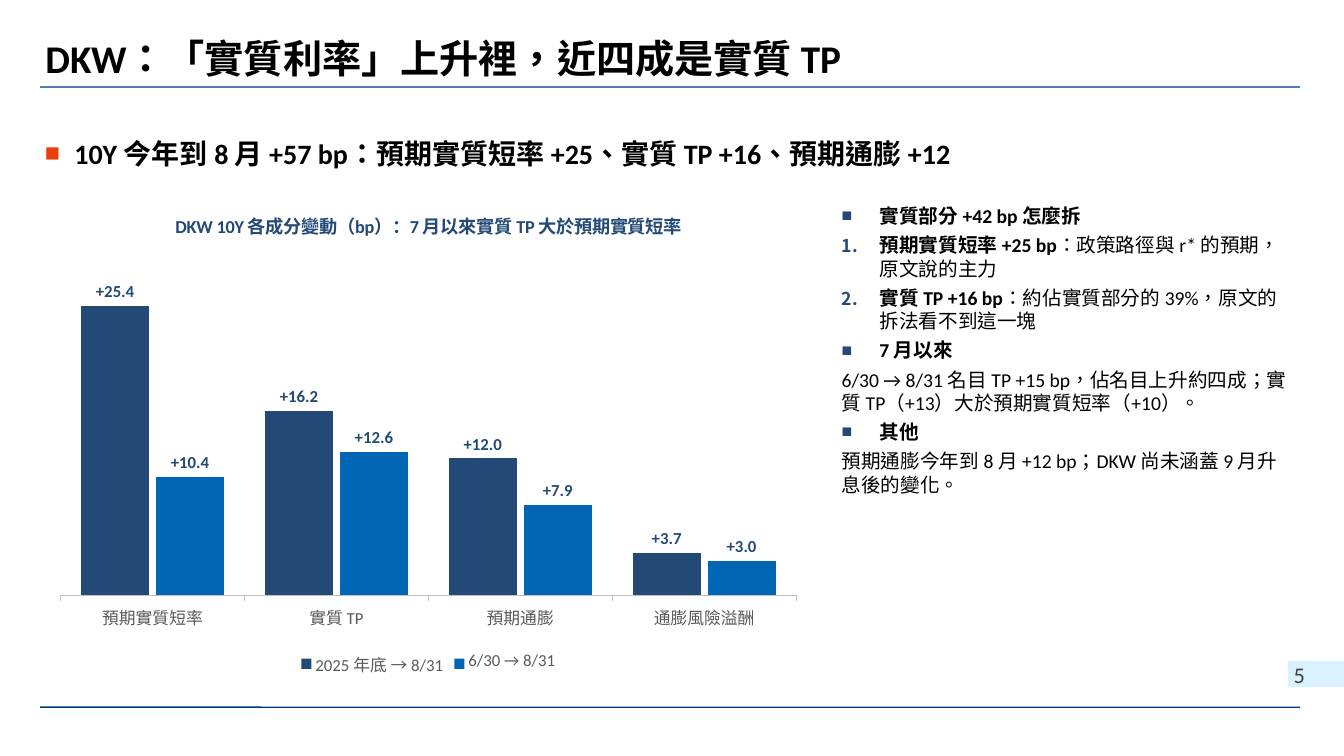
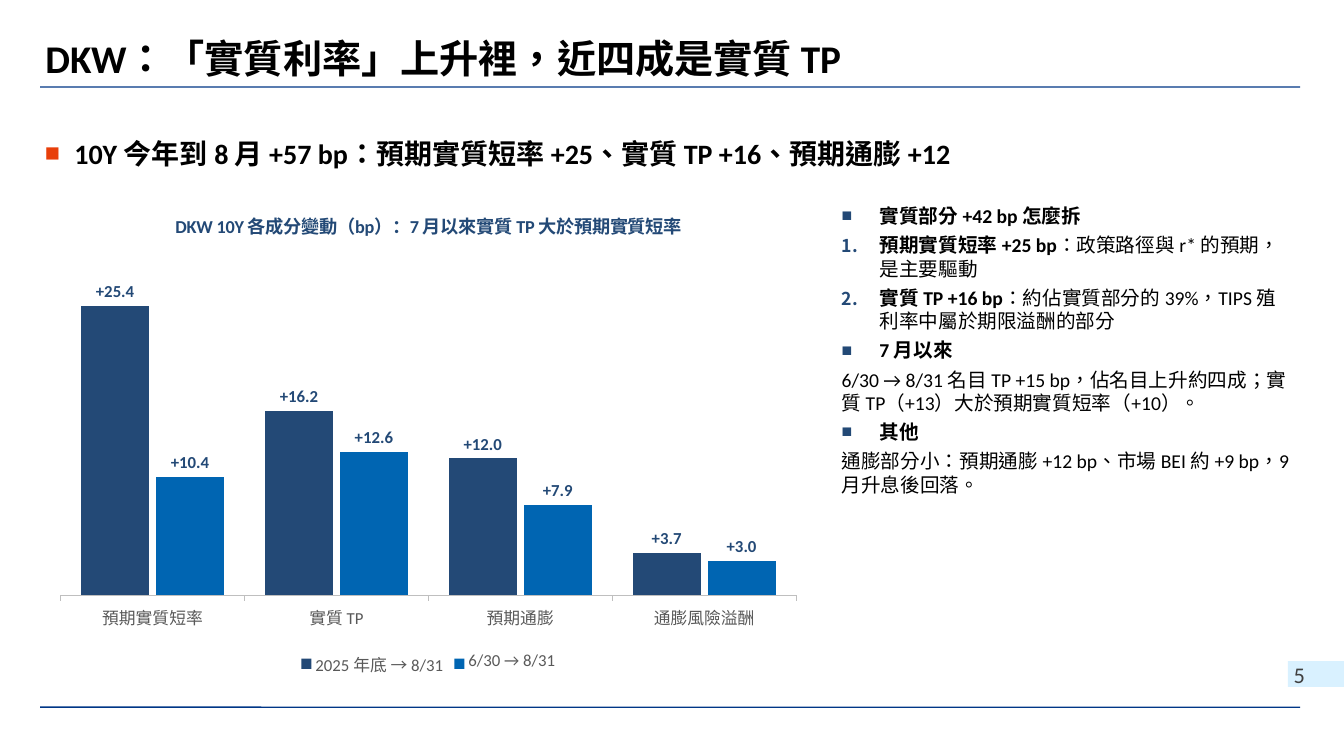
Before and after one commit to wlinoxox/US-Bond-Vol, a slide deck: slide 5 of slides/2026-10-03_us-treasury-vol-regime-change.pptx. Drawn at 1344x756 pixels with LibreOffice and Linux fonts; fonts in the diff are those of the drawing; background and template pictures are left out. Boxes give left, top, right and bottom in pixels: in the first picture for what was removed or moved away, otherwise in the second. Text is boxed around its words. In the diff, an @@ line names an element or a change of style, - is before the commit and + after.

```diff
--- a/slides/2026-10-03_us-treasury-vol-regime-change.pptx
+++ b/slides/2026-10-03_us-treasury-vol-regime-change.pptx
@@ text at (879, 235, 1279, 330): text changed @@
-1. 預期實質短率 +25 bp：政策路徑與 r* 的預期，原文說的主力
-2. 實質 TP +16 bp：約佔實質部分的 39%，原文的拆法看不到這一塊
+1. 預期實質短率 +25 bp：政策路徑與 r* 的預期，是主要驅動
+2. 實質 TP +16 bp：約佔實質部分的 39%，TIPS 殖利率中屬於期限溢酬的部分
@@ text at (842, 451, 1289, 494): text changed @@
-預期通膨今年到 8 月 +12 bp；DKW 尚未涵蓋 9 月升息後的變化。
+通膨部分小：預期通膨 +12 bp、市場 BEI 約 +9 bp，9 月升息後回落。
```
Also in this commit, not shown: 6 other slides changed, 1 slide removed, 1 other file.
